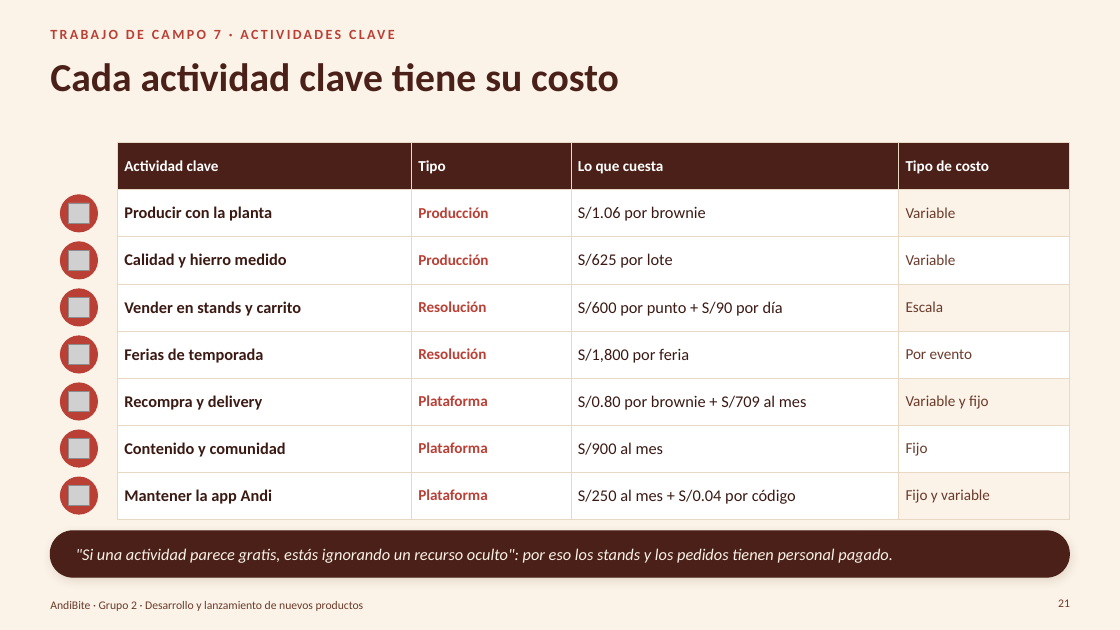
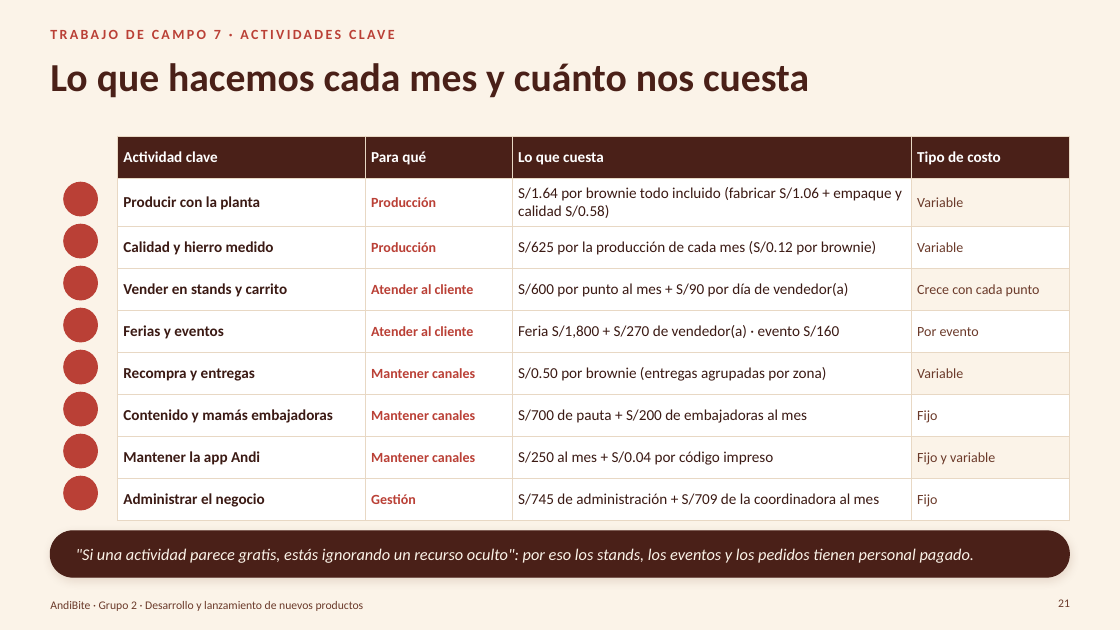
Before and after one commit to Darknow-web/Desarrollo-y-lanzamiento-de-producto-y-marca, a slide deck: slide 21 of 04-reformulacion/TC5-8/TC5-8-AndiBite.pptx. Drawn at 1120x630 pixels with LibreOffice and Linux fonts; fonts in the diff are those of the drawing; grey boxes stand for pictures; background and template pictures are left out. Boxes give left, top, right and bottom in pixels: in the first picture for what was removed or moved away, otherwise in the second. Text is boxed around its words. In the diff, an @@ line names an element or a change of style, - is before the commit and + after.

```diff
--- a/04-reformulacion/TC5-8/TC5-8-AndiBite.pptx
+++ b/04-reformulacion/TC5-8/TC5-8-AndiBite.pptx
@@ title at box(50, 63, 809, 98): text changed @@
-Cada actividad clave tiene su costo
+Lo que hacemos cada mes y cuánto nos cuesta
@@ table at box(118, 136, 1070, 511) @@
-row 1: Actividad clave | Tipo | Lo que cuesta | Tipo de costo
-row 2: Producir con la planta | Producción | S/1.06 por brownie | Variable
-row 3: Calidad y hierro medido | Producción | S/625 por lote | Variable
-row 4: Vender en stands y carrito | Resolución | S/600 por punto + S/90 por día | Escala
-row 5: Ferias de temporada | Resolución | S/1,800 por feria | Por evento
-row 6: Recompra y delivery | Plataforma | S/0.80 por brownie + S/709 al mes | Variable y fijo
-row 7: Contenido y comunidad | Plataforma | S/900 al mes | Fijo
-row 8: Mantener la app Andi | Plataforma | S/250 al mes + S/0.04 por código | Fijo y variable
+row 1: Actividad clave | Para qué | Lo que cuesta | Tipo de costo
+row 2: Producir con la planta | Producción | S/1.64 por brownie todo incluido (fabricar S/1.06 + empaque y calidad S/0.58) | Variable
+row 3: Calidad y hierro medido | Producción | S/625 por la producción de cada mes (S/0.12 por brownie) | Variable
+row 4: Vender en stands y carrito | Atender al cliente | S/600 por punto al mes + S/90 por día de vendedor(a) | Crece con cada punto
+row 5: Ferias y eventos | Atender al cliente | Feria S/1,800 + S/270 de vendedor(a) · evento S/160 | Por evento
+row 6: Recompra y entregas | Mantener canales | S/0.50 por brownie (entregas agrupadas por zona) | Variable
+row 7: Contenido y mamás embajadoras | Mantener canales | S/700 de pauta + S/200 de embajadoras al mes | Fijo
+row 8: Mantener la app Andi | Mantener canales | S/250 al mes + S/0.04 por código impreso | Fijo y variable
+row 9: Administrar el negocio | Gestión | S/745 de administración + S/709 de la coordinadora al mes | Fijo
@@ table: place and size @@
-table at box(118, 143, 1070, 508)
+table at box(118, 136, 1070, 511)
@@ ellipse: place and size @@
-ellipse at box(60, 195, 97, 232)
+ellipse at box(64, 182, 97, 216)
@@ picture removed at box(69, 203, 90, 224) @@
@@ ellipse: place and size @@
-ellipse at box(60, 242, 97, 279)
+ellipse at box(64, 224, 97, 258)
@@ ellipse added at box(64, 266, 97, 300), fill #BA4036, outline #BA4036 1 pt @@
@@ picture removed at box(69, 250, 90, 271) @@
@@ picture removed at box(69, 297, 90, 318) @@
@@ ellipse: place and size @@
-ellipse at box(60, 289, 97, 326)
+ellipse at box(64, 308, 97, 342)
@@ ellipse: place and size @@
-ellipse at box(60, 336, 97, 373)
+ellipse at box(64, 350, 97, 384)
@@ picture removed at box(69, 344, 90, 365) @@
@@ ellipse: place and size @@
-ellipse at box(60, 383, 97, 420)
+ellipse at box(64, 392, 97, 426)
@@ picture removed at box(69, 392, 90, 413) @@
@@ ellipse: place and size @@
-ellipse at box(60, 430, 97, 467)
+ellipse at box(64, 434, 97, 468)
@@ picture removed at box(69, 439, 90, 460) @@
@@ ellipse: place and size @@
-ellipse at box(60, 477, 97, 514)
+ellipse at box(64, 476, 97, 510)
@@ picture removed at box(69, 486, 90, 507) @@
@@ text at box(76, 548, 975, 563): text changed @@
-"Si una actividad parece gratis, estás ignorando un recurso oculto": por eso los stands y los pedidos tienen personal pagado.
+"Si una actividad parece gratis, estás ignorando un recurso oculto": por eso los stands, los eventos y los pedidos tienen personal pagado.
```
Also in this commit, not shown: 25 other slides changed, 3 slides added, 5 other files.
